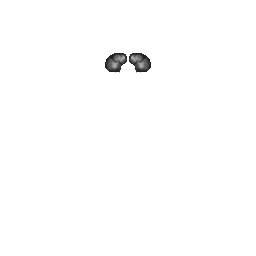
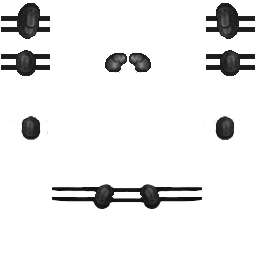
The second 256x256 image is a revision of the first. Changes to its layers:
painted on "NeckPads" over left=105, top=53, right=151, bottom=73
showed "HandPads" over left=11, top=113, right=250, bottom=143
showed "ShoulderPads" over left=1, top=1, right=255, bottom=39
showed "KneePads" over left=52, top=184, right=202, bottom=209
showed "ElbowPads" over left=1, top=48, right=255, bottom=78
